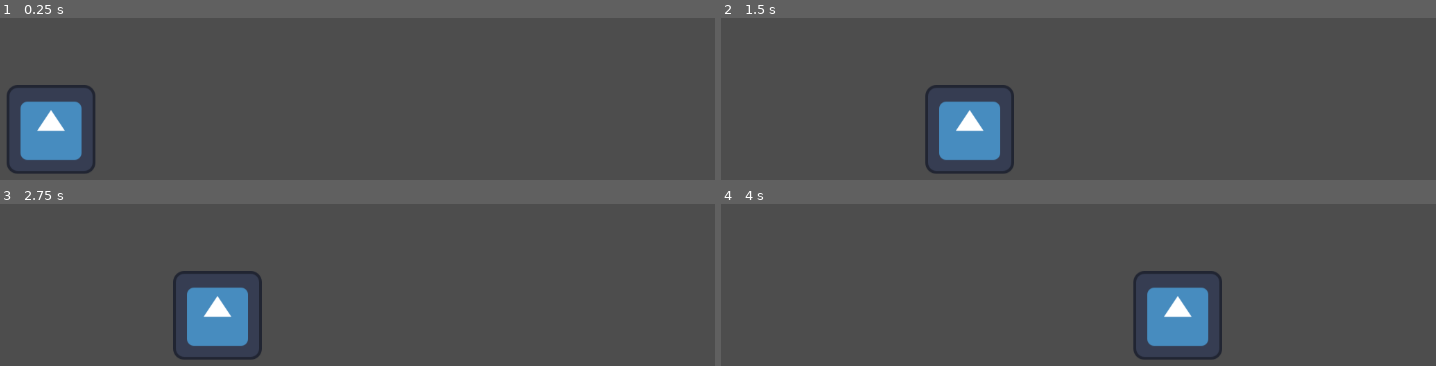
Above: before the commit, frames 1-4 (two rows, left to right).
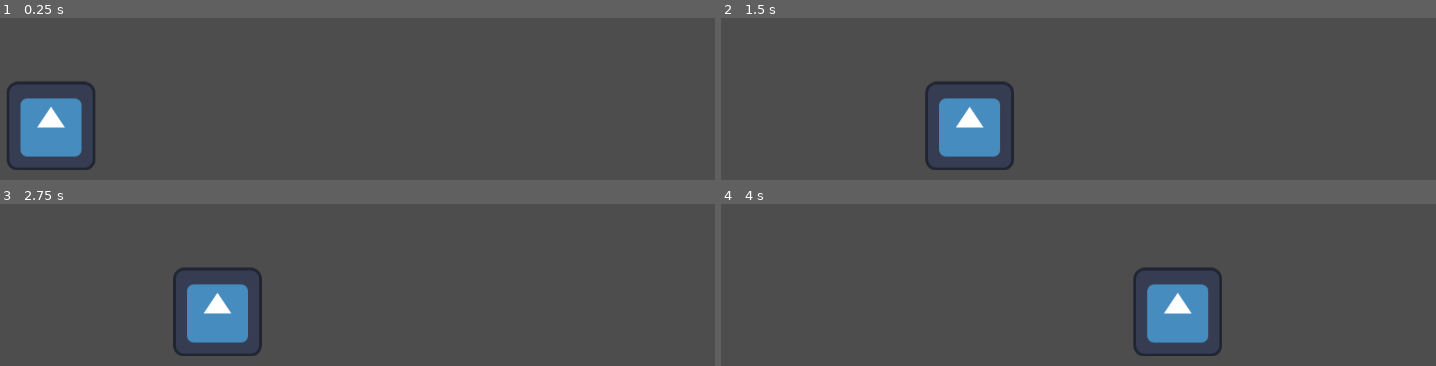
Above: after the commit, the same moments.

Repository: jguestdub/proyecto_si
Game: Godot game, scene res://main.tscn
The game is run twice, just before and just after one commit, with the same random seed, the same clock (stepped at 60 frames per second) and the same inputs. This scene is started directly instead of the project's main scene. The engine's default icon, where the game draws it, is replaced by a stand-in: a white triangle on a blue panel in a dark square.
Inputs:
- Up to frame 1 (0.25 s): no input
- Up to frame 2 (1.5 s): tap Enter (ui_accept) at 0.5, 0.77 s; hold Right (ui_right) from 0.53 s (still down)
- Up to frame 3 (2.75 s): tap Enter (ui_accept) at 1.52 s; release Right (ui_right) at 2.03 s; hold Left (ui_left) from 2.03 s (still down)
- Up to frame 4 (4 s): release Left (ui_left) at 2.78 s; hold Right (ui_right) from 2.78 s (still down); tap Enter (ui_accept) at 3.02, 3.77 s

The runs differ from the first frame. In frame 1, 1.5% of the frame differs, in the area x 0-14%, y 38-97%; in frame 2, 1.5%; in frame 3, 1.5%; in frame 4, 1.5%.

Commit message:
Add files via upload

Diff:
--- a/main.tscn
+++ b/main.tscn
@@ -5,6 +5,9 @@
 
 [sub_resource type="RectangleShape2D" id="RectangleShape2D_1bvp3"]
 size = Vector2(1148.5, 20)
+
+[sub_resource type="RectangleShape2D" id="RectangleShape2D_lquwl"]
+size = Vector2(127, 129)
 
 [sub_resource type="GDScript" id="GDScript_ig7tw"]
 script/source = "extends CharacterBody2D
@@ -31,9 +34,6 @@
 	move_and_slide()
 "
 
-[sub_resource type="RectangleShape2D" id="RectangleShape2D_lquwl"]
-size = Vector2(123.5, 123.5)
-
 [node name="MAIN" type="Node2D"]
 position = Vector2(6, 0)
 
@@ -48,18 +48,18 @@
 script = SubResource("GDScript_ig7tw")
 
 [node name="CollisionShape2D" type="CollisionShape2D" parent="CharacterBody2D"]
-position = Vector2(71, 562)
+position = Vector2(71, 552)
 shape = SubResource("RectangleShape2D_lquwl")
 
 [node name="Icon" type="Sprite2D" parent="CharacterBody2D"]
-physics_interpolation_mode = 1
-position = Vector2(70, 563)
+position = Vector2(70, 551)
 texture = ExtResource("2_h2yge")
 
 [node name="Camera2D" type="Camera2D" parent="."]
 position = Vector2(571, 320)
 
 [node name="AudioStreamPlayer2D" type="AudioStreamPlayer2D" parent="."]
+visible = false
 stream = ExtResource("3_h2yge")
 volume_db = -20.0
 autoplay = true
--- a/menu_principal.tscn
+++ b/menu_principal.tscn
@@ -1,9 +1,15 @@
-[gd_scene load_steps=2 format=3 uid="uid://co55s274khg58"]
-
-[ext_resource type="AudioStream" uid="uid://m5qeahanj0bs" path="res://Ending.wav" id="1_gmcsc"]
-
-[node name="MenuPrincipal"]
-personaje
+[gd_scene load_steps=3 format=3 uid="uid://co55s274khg58"]
+
+[sub_resource type="GDScript" id="GDScript_x7udj"]
+resource_name = "11"
+script/source = "extends Control
+
+# Referencias a los contenedores para poder mostrarlos y ocultarlos.
+# El signo $ es una forma corta de get_node().
+@onready var contenedor_principal = $ContenedorPrincipal
+@onready var panel_seleccion_nivel = $PanelSeleccionNivel
+@onready var grid_container_niveles = $PanelSeleccionNivel/VBoxContainer/GridContainer
+
 func _ready():
 	# Hacemos que el panel de niveles esté oculto al iniciar.
 	panel_seleccion_nivel.hide()
